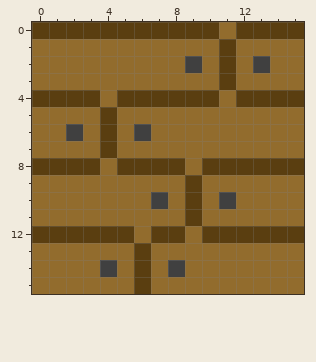
File history of a pixel-art sprite, src/res/tiles/Wood.png. Above: the version before the commit.
The file is 16x16 pixels.
The result:
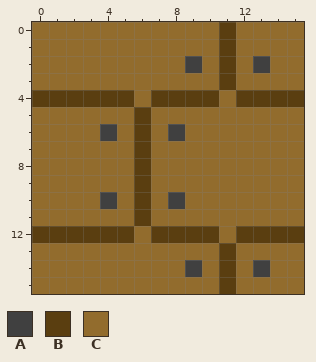
Palette (. is transparent): A #404040  B #5a3e10  C #926c2d
Commit message: Updated world map and wall / wood tiles
From old to new:
Changed rows in their new state; - is an unchanged pixel.
first column x 0:
 0 CCCCCCCCCCCBCCCC
first column x 0:
 4 ----B-C---------
 5 ----C-B---------
 6 --C-A-B-A-------
 7 ----C-B---------
 8 CCCC-C-CC-CCCCCC
 9 ------B--C------
10 ----A-BCAC-C----
11 ------B--C------
12 ---------B-C----
13 ------C----B----
14 ----C-C-CA-B-A--
15 ------C----B----
